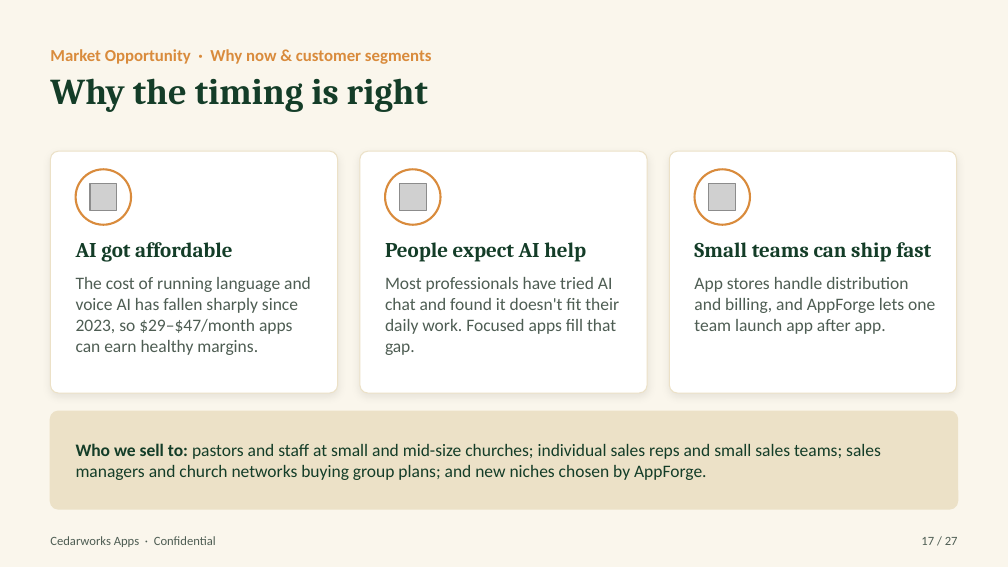
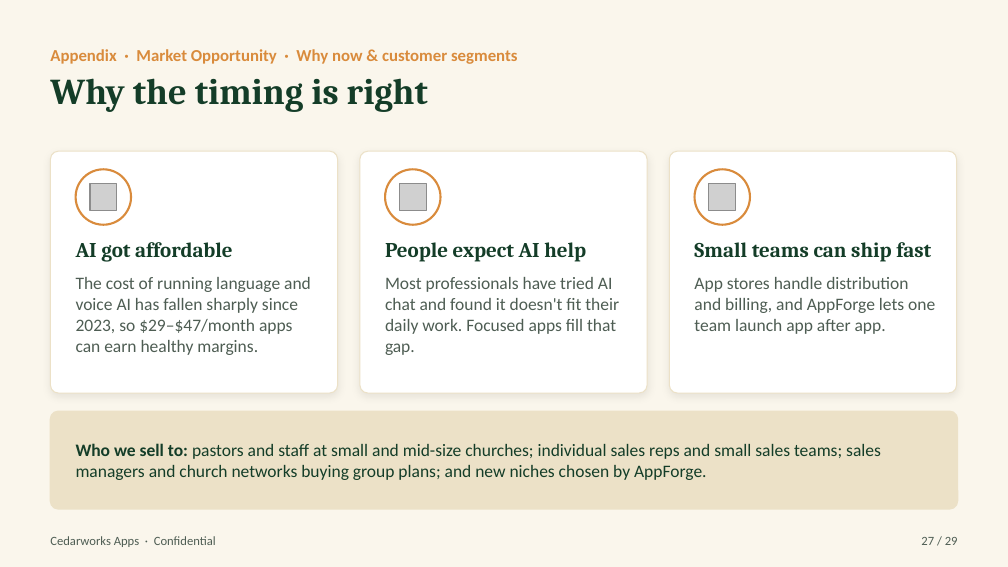
Before and after one commit to Pastorai1/Cedarworksapps, a slide deck: slide 27 of pitch-deck/Cedarworks-Apps-Pitch-Deck.pptx (slide 17 before the commit). Drawn at 1008x567 pixels with LibreOffice and Linux fonts; fonts in the diff are those of the drawing; grey boxes stand for pictures. Boxes give left, top, right and bottom in pixels: in the first picture for what was removed or moved away, otherwise in the second. Text is boxed around its words. In the diff, an @@ line names an element or a change of style, - is before the commit and + after.

```diff
--- a/pitch-deck/Cedarworks-Apps-Pitch-Deck.pptx
+++ b/pitch-deck/Cedarworks-Apps-Pitch-Deck.pptx
@@ text at (x1=50, y1=49, x2=518, y2=64): text changed @@
-Market Opportunity · Why now & customer segments
+Appendix · Market Opportunity · Why now & customer segments
@@ text at (x1=921, y1=537, x2=958, y2=545): text changed @@
-17 / 27
+27 / 29
```
Also in this commit, not shown: 23 other slides changed, 5 slides added, 3 slides removed, 4 other files.
